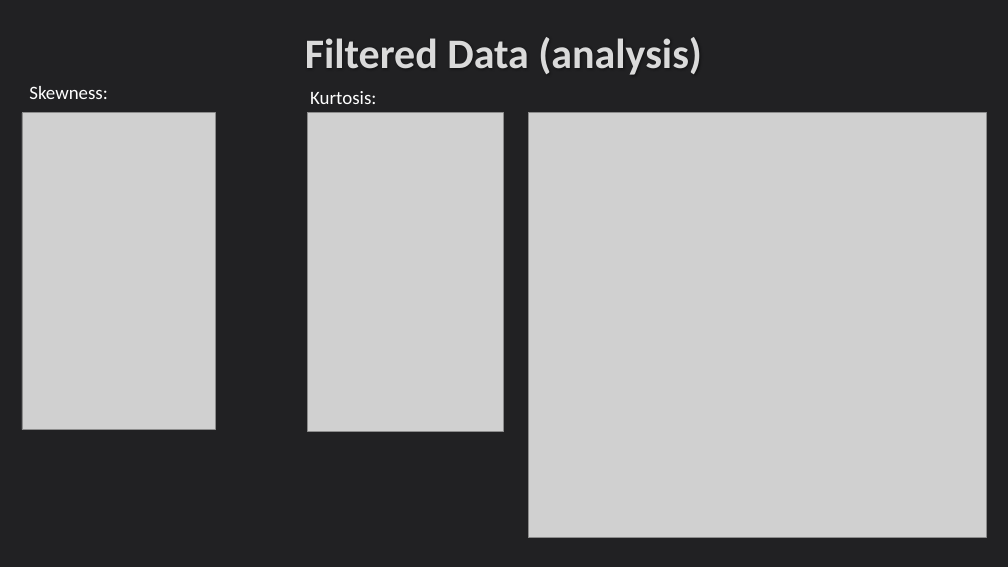
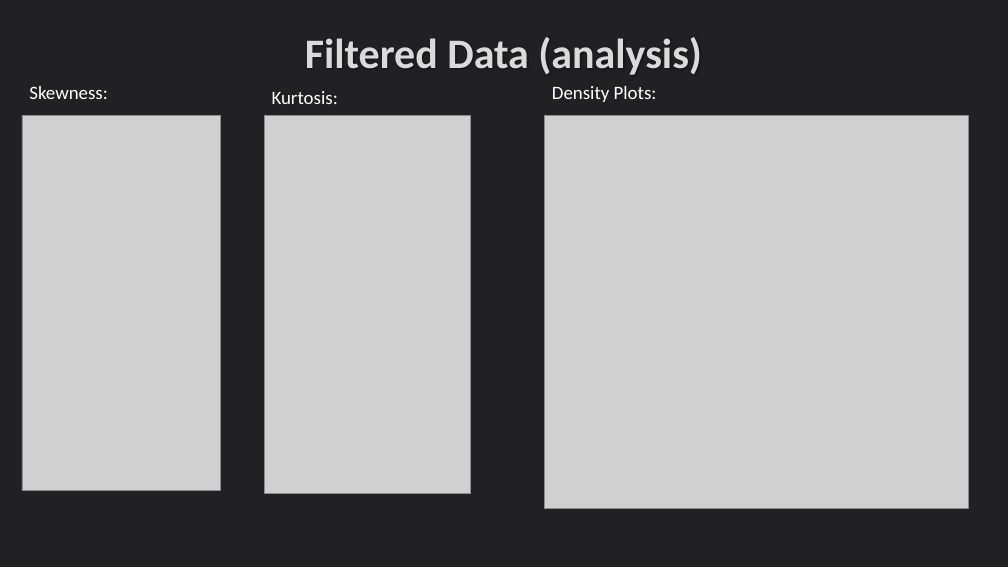
Before and after one commit to DavidFHarrison/2403PTDS_Regression_DH, a slide deck: slide 18 of Regression Project – PTDS 2403.pptx (slide 19 before the commit). Drawn at 1008x567 pixels with LibreOffice and Linux fonts; fonts in the diff are those of the drawing; grey boxes stand for pictures. Boxes give left, top, right and bottom in pixels: in the first picture for what was removed or moved away, otherwise in the second. Text is boxed around its words. In the diff, an @@ line names an element or a change of style, - is before the commit and + after.

```diff
--- a/Regression Project – PTDS 2403.pptx
+++ b/Regression Project – PTDS 2403.pptx
@@ text "Kurtosis:": place and size @@
-text "Kurtosis:" at [310,91,376,104]
+text "Kurtosis:" at [272,91,338,104]
@@ text added at [552,86,657,102], 18 pt, text #FFFFFF @@
+Density Plots:
@@ picture: place and size @@
-picture at [22,113,216,430]
+picture at [22,116,221,491]
@@ picture: place and size @@
-picture at [308,113,504,432]
+picture at [264,116,470,494]
@@ picture: place and size @@
-picture at [529,113,986,538]
+picture at [544,116,968,509]
```
Also in this commit, not shown: 6 other slides changed, 12 slides added, 7 slides removed, 2 other files.
